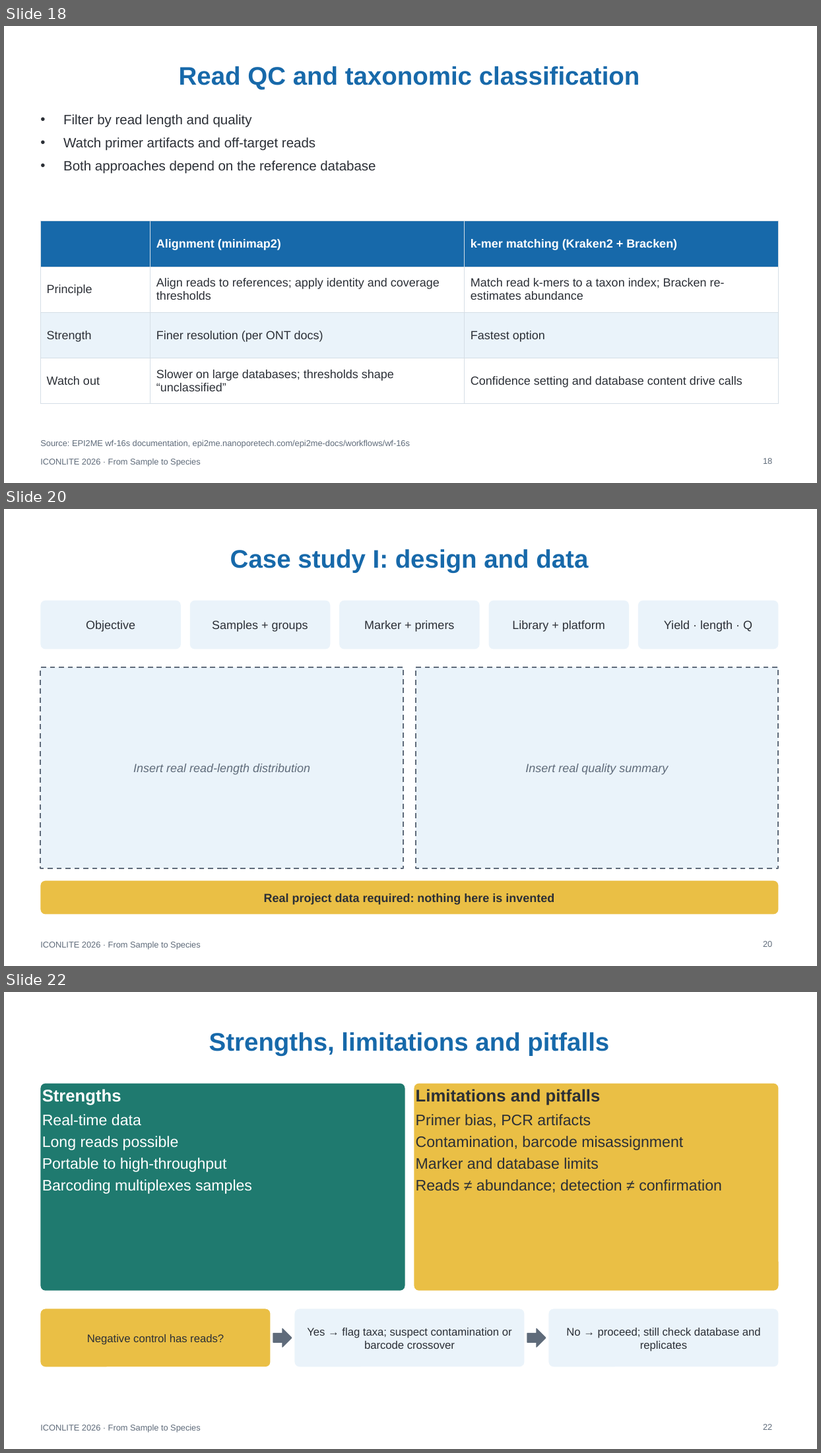
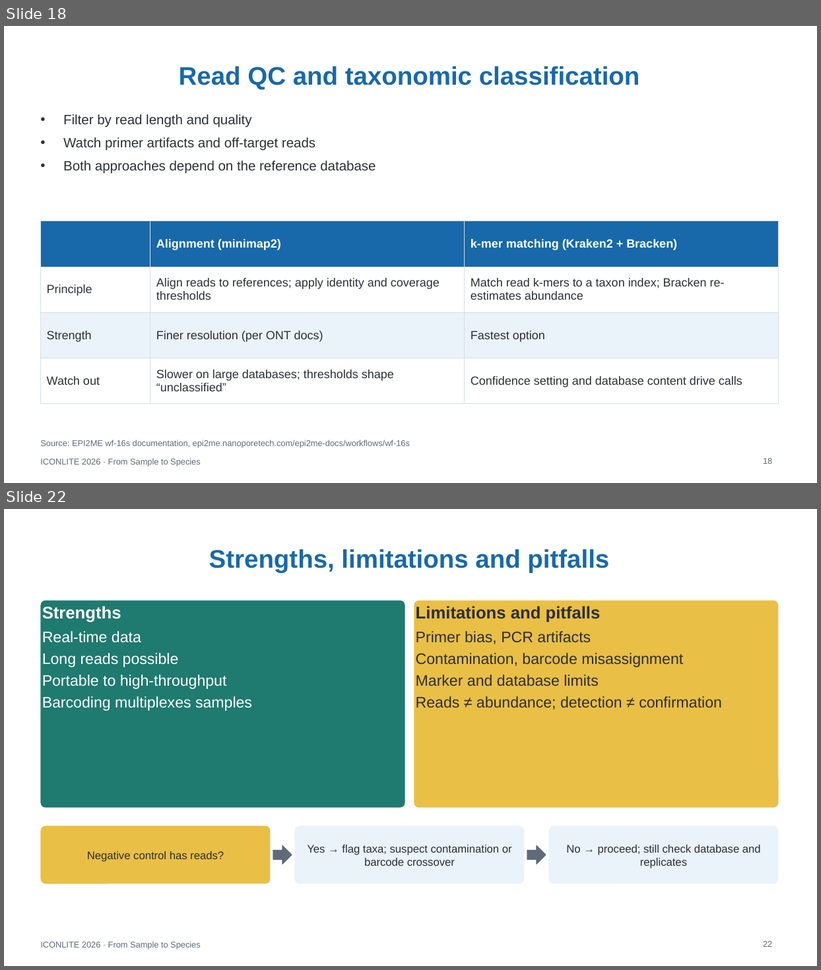
Before and after one commit to WhyAdr/ICONLITE-2026, a slide deck: ICONLITE_ONT_Amplicon_Sequencing_Workshop.pptx. Shown one above the other, each under a label of ours: slides 18, 20 and 22 before the commit, slides 18 and 22 after it; the slides between them are not shown. The pictures are 821x1453 and 821x970 pixels, drawn with LibreOffice and Linux fonts; fonts in the diff are those of the drawing. Boxes give left, top, right and bottom in pixels: in the first picture for what was removed or moved away, otherwise in the second. Text is boxed around its words. In the diff, an @@ line names an element or a change of style, - is before the commit and + after.

Commit message:
Update PPTX and storyboard: implement Option B (R10 chemistry and eDNA adaptation), embed real gel, pore, flow cell and basecalling visuals, and preserve audience callouts

```diff
--- a/ICONLITE_ONT_Amplicon_Sequencing_Workshop.pptx
+++ b/ICONLITE_ONT_Amplicon_Sequencing_Workshop.pptx
@@ slide 20 removed at bbox=[4, 509, 817, 966], background #FFFFFF; not listed: 1 template element that a slide beside it also shows @@
@@ title removed at bbox=[230, 549, 588, 572] @@
-Case study I: design and data
@@ rounded rectangle removed at bbox=[40, 601, 181, 650] @@
-Objective
@@ rounded rectangle removed at bbox=[190, 601, 330, 650] @@
-Samples + groups
@@ rounded rectangle removed at bbox=[339, 601, 480, 650] @@
-Marker + primers
@@ rounded rectangle removed at bbox=[489, 601, 629, 650] @@
-Library + platform
@@ rounded rectangle removed at bbox=[638, 601, 779, 650] @@
-Yield · length · Q
@@ rectangle removed at bbox=[40, 667, 403, 869] @@
-Insert real read-length distribution
@@ rectangle removed at bbox=[416, 667, 779, 869] @@
-Insert real quality summary
@@ rounded rectangle removed at bbox=[40, 881, 779, 915] @@
-Real project data required: nothing here is invented
@@ page number removed at bbox=[763, 941, 772, 947] @@
-20
```
Also in this commit, not shown: 7 slides changed, 2 slides added, 1 other slide removed, 2 other files.
